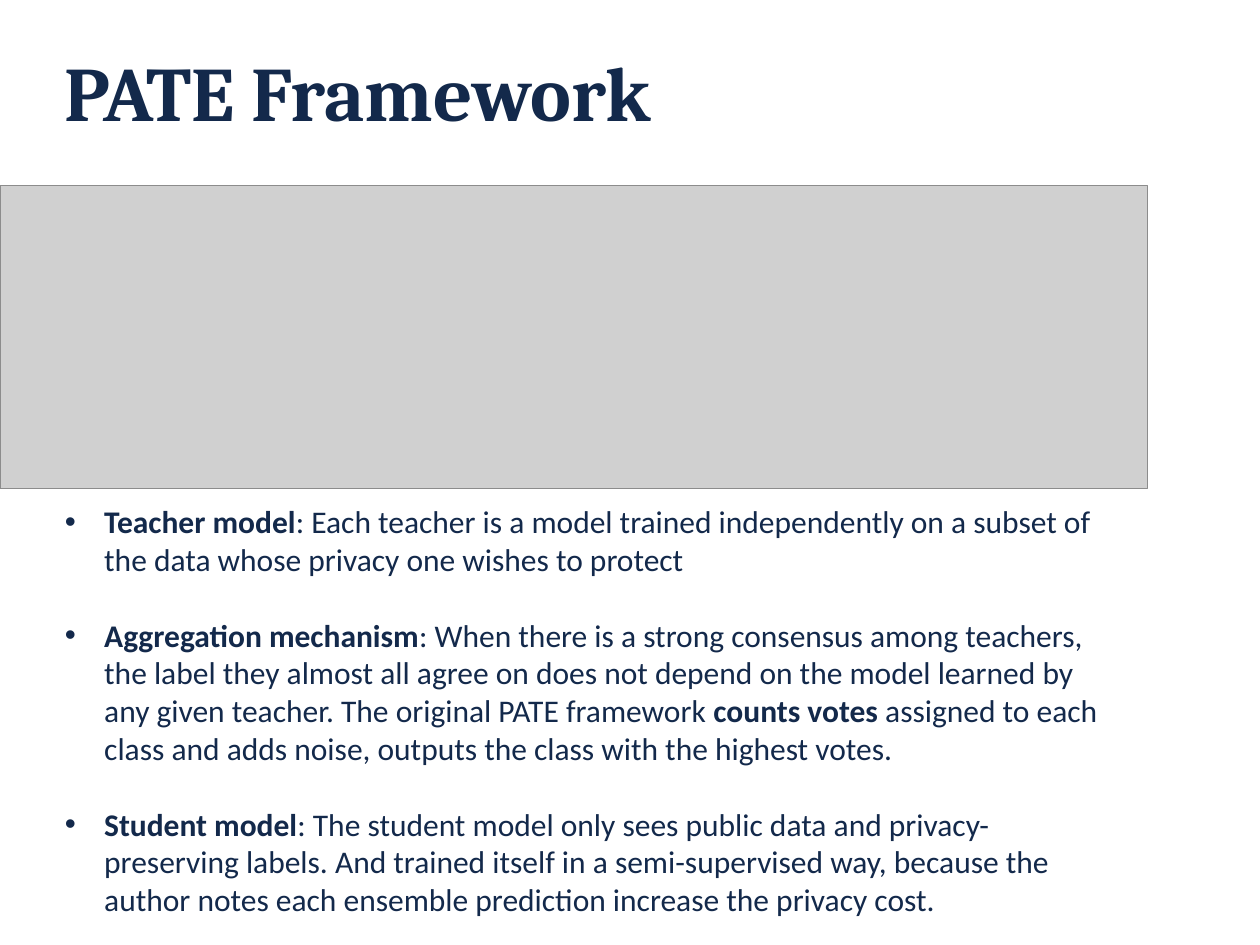
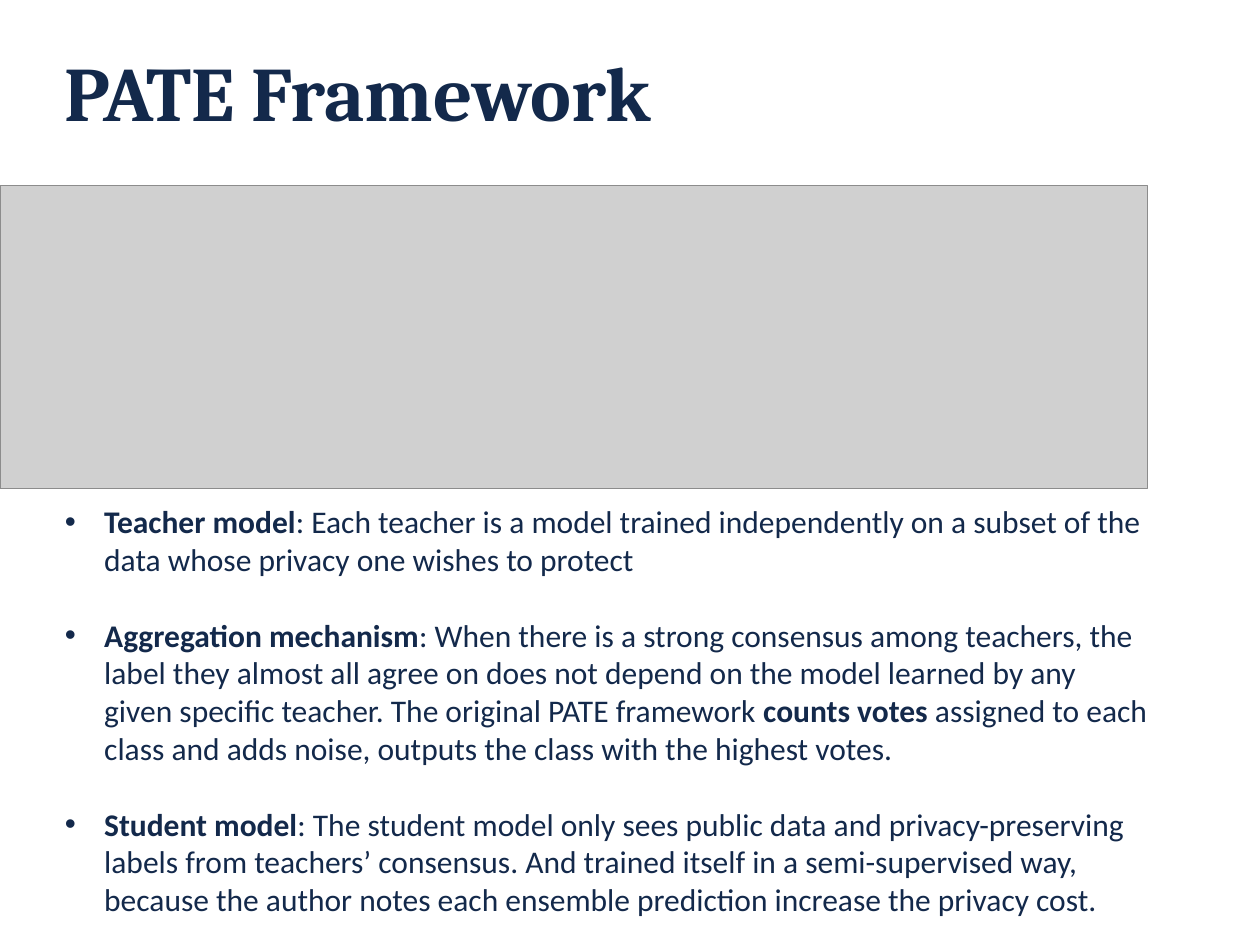
Before and after one commit to aisecure/aisecure.github.io, a slide deck: slide 22 of TEACHING/files/2019/1107/1107_dongqi.pptx. Drawn at 1260x945 pixels with LibreOffice and Linux fonts; fonts in the diff are those of the drawing; grey boxes stand for pictures; background and template pictures are left out. Boxes give left, top, right and bottom in pixels: in the first picture for what was removed or moved away, otherwise in the second. Text is boxed around its words. In the diff, an @@ line names an element or a change of style, - is before the commit and + after.

Commit message:
Upload slides for 11/07

```diff
--- a/TEACHING/files/2019/1107/1107_dongqi.pptx
+++ b/TEACHING/files/2019/1107/1107_dongqi.pptx
@@ text at (104,625,1147,916): text changed @@
-• Aggregation mechanism: When there is a strong consensus among teachers, the label they almost all agree on does not depend on the model learned by any given teacher. The original PATE framework counts votes assigned to each class and adds noise, outputs the class with the highest votes.
-• Student model: The student model only sees public data and privacy-preserving labels. And trained itself in a semi-supervised way, because the author notes each ensemble prediction increase the privacy cost.
+• Aggregation mechanism: When there is a strong consensus among teachers, the label they almost all agree on does not depend on the model learned by any given specific teacher. The original PATE framework counts votes assigned to each class and adds noise, outputs the class with the highest votes.
+• Student model: The student model only sees public data and privacy-preserving labels from teachers’ consensus. And trained itself in a semi-supervised way, because the author notes each ensemble prediction increase the privacy cost.
```
Also in this commit, not shown: 12 other slides changed.
